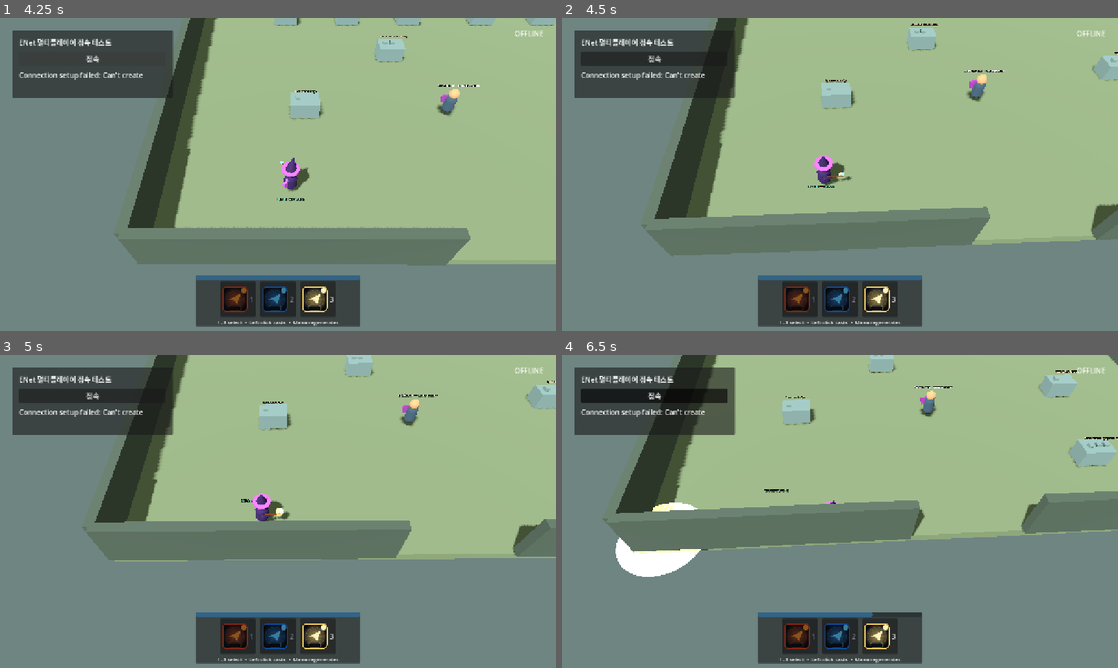
Above: before the commit, frames 1-4 (two rows, left to right).
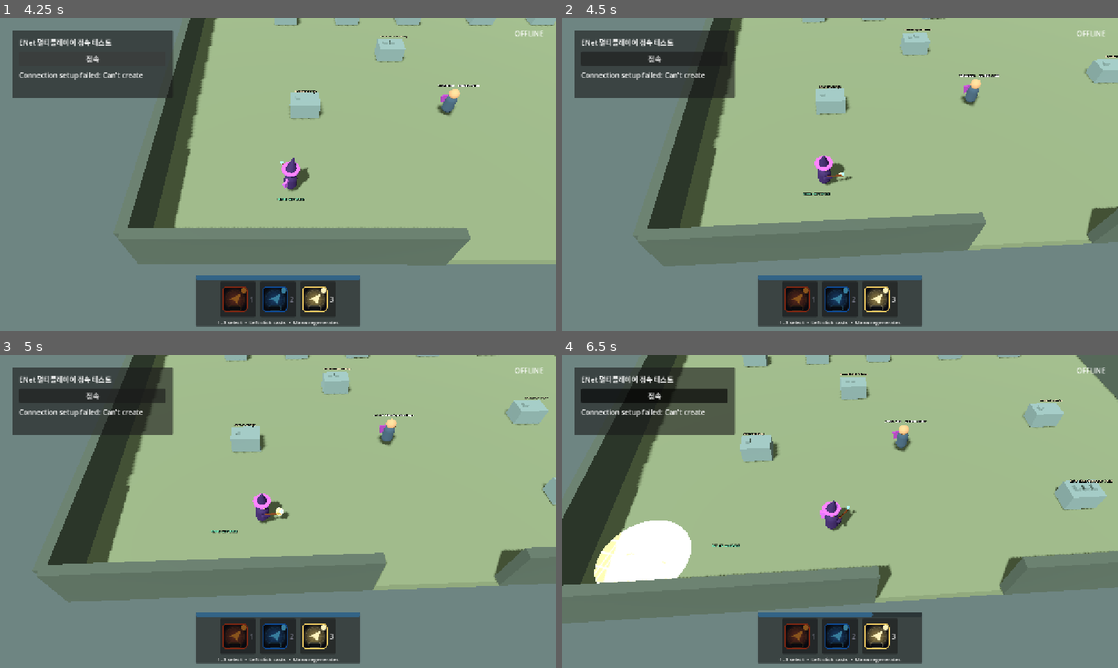
Above: after the commit, the same moments.

Repository: ldg030917/tactical-wizard
Game: Godot game, scene res://scenes/main/game_root.tscn
Two runs of this game, one before a commit and one after it. Both use one fixed random seed, a clock stepped at 60 frames per second and the inputs below. The engine's default icon, where the game draws it, is replaced by a stand-in: a white triangle on a blue panel in a dark square.
Inputs (mouse positions are in pixels of both pictures, inside the frame that each line leads up to):
- Up to frame 1 (4.25 s): click (233, 174) at 0.5 s; click "1" at 1.25 s; click "2" at 2 s; click "3" at 2.75 s; click "접속" at 3.5 s
- Up to frame 2 (4.5 s): tap Enter at 4.25 s; move the mouse to (962, 158) at 4.27 s; press the mouse at (962, 158) at 4.28 s; hold D (move_right) from 4.28 s (still down)
- Up to frame 3 (5 s): keep holding D (move_right)
- Up to frame 4 (6.5 s): release D (move_right) at 5 s; release the mouse at (962, 495) at 5 s; drag from (728, 527) to (812, 574) at 5.02 s; move the mouse to (895, 442) at 5.77 s; hold D (move_right) from 5.78 s (still down); hold Space (dagger_attack) from 5.78 s (still down)

Frame 1 is identical in both runs. In frame 2, 6.9% of the frame differs, in the area x 12-100%, y 0-80%; in frame 3, 25%; in frame 4, 38%, in the area x 0-100%, y 0-86%.

Commit message:
조작 문제 수정

Diff:
--- a/scripts/player.gd
+++ b/scripts/player.gd
@@ -44,7 +44,6 @@
 @export_range(0.0, 1.0, 0.05) var aim_look_ahead: float = 0.28
 @export_range(0.1, 3.0, 0.05) var free_aim_cursor_sensitivity: float = 1.0
 @export_range(0.05, 0.8, 0.01) var free_aim_dead_zone_ratio: float = 0.28
-@export_range(0.1, 1.5, 0.05) var free_aim_body_turn_speed: float = 2.4
 @export_range(0.1, 1.5, 0.05) var free_aim_pitch_turn_speed: float = 1.65
 @export_range(10.0, 300.0, 1.0) var free_aim_ray_distance: float = 90.0
 @export_range(10.0, 400.0, 1.0) var free_aim_cursor_recenter_pixels_per_radian: float = 115.0
@@ -526,9 +525,9 @@
 
 
 func _apply_movement_input(input: Vector2, sprint_pressed: bool, crouch_pressed: bool, focus_pressed: bool, delta: float) -> void:
-	# Movement input is raw local WASD axes. Both local prediction and the
-	# dedicated server rotate it by the same authoritative body yaw.
-	var direction := Vector3(input.x, 0, input.y).rotated(Vector3.UP, rotation.y)
+	# Duckov-style movement is world-space. Facing is replicated separately and
+	# must never rotate W/A/S/D on either the client or the dedicated server.
+	var direction := Vector3(input.x, 0, input.y)
 	if exhaustion_remaining > 0.0:
 		direction = Vector3.ZERO
 	is_focused = focus_pressed and not casting
@@ -602,7 +601,18 @@
 	_network_aim_origin = camera.project_ray_origin(_virtual_aim_position)
 	_network_aim_direction = camera.project_ray_normal(_virtual_aim_position).normalized()
 	aim_point = _raycast_aim_target(_network_aim_origin, _network_aim_direction, free_aim_ray_distance)
+	_apply_network_aim_facing()
 	_update_preview()
+
+
+func _apply_network_aim_facing() -> void:
+	var horizontal_aim := aim_point - global_position
+	horizontal_aim.y = 0.0
+	if horizontal_aim.length_squared() <= 0.05:
+		return
+	# Reuses the Solo aim convention: CharacterBody3D forward is -Z.
+	_network_aim_yaw = atan2(-horizontal_aim.x, -horizontal_aim.z)
+	rotation.y = _network_aim_yaw
 
 
 func _initialize_virtual_aim_cursor() -> void:
@@ -633,14 +643,11 @@
 	var in_turn_zone := not is_zero_approx(turn.x) or not is_zero_approx(turn.y)
 	if in_turn_zone != _free_aim_in_turn_zone:
 		_free_aim_in_turn_zone = in_turn_zone
-		print("[AIM] peer=%d %s turn_zone cursor=%s turn=%s body_yaw=%.3f" % [network_peer_id, "entered" if in_turn_zone else "exited", str(_virtual_aim_position), str(turn), _network_aim_yaw])
-	var yaw_delta := -turn.x * free_aim_body_turn_speed * delta
+		print("[AIM] peer=%d %s turn_zone cursor=%s turn=%s" % [network_peer_id, "entered" if in_turn_zone else "exited", str(_virtual_aim_position), str(turn)])
 	var pitch_delta := -turn.y * free_aim_pitch_turn_speed * delta
-	_network_aim_yaw += yaw_delta
 	_network_aim_pitch = clampf(_network_aim_pitch + pitch_delta, -0.65, 0.65)
-	# Camera/body turning consumes only the part of the cursor outside the dead
-	# zone. It drifts toward centre smoothly and is never warped there.
-	_virtual_aim_position.x -= turn.x * absf(yaw_delta) * free_aim_cursor_recenter_pixels_per_radian
+	# Turn zones steer the camera pitch and its follow framing. Body facing is
+	# intentionally resolved from the world aim point below, even in the dead zone.
 	_virtual_aim_position.y -= turn.y * absf(pitch_delta) * free_aim_cursor_recenter_pixels_per_radian
 	_virtual_aim_position = _virtual_aim_position.clamp(Vector2.ZERO, viewport_size)
 
